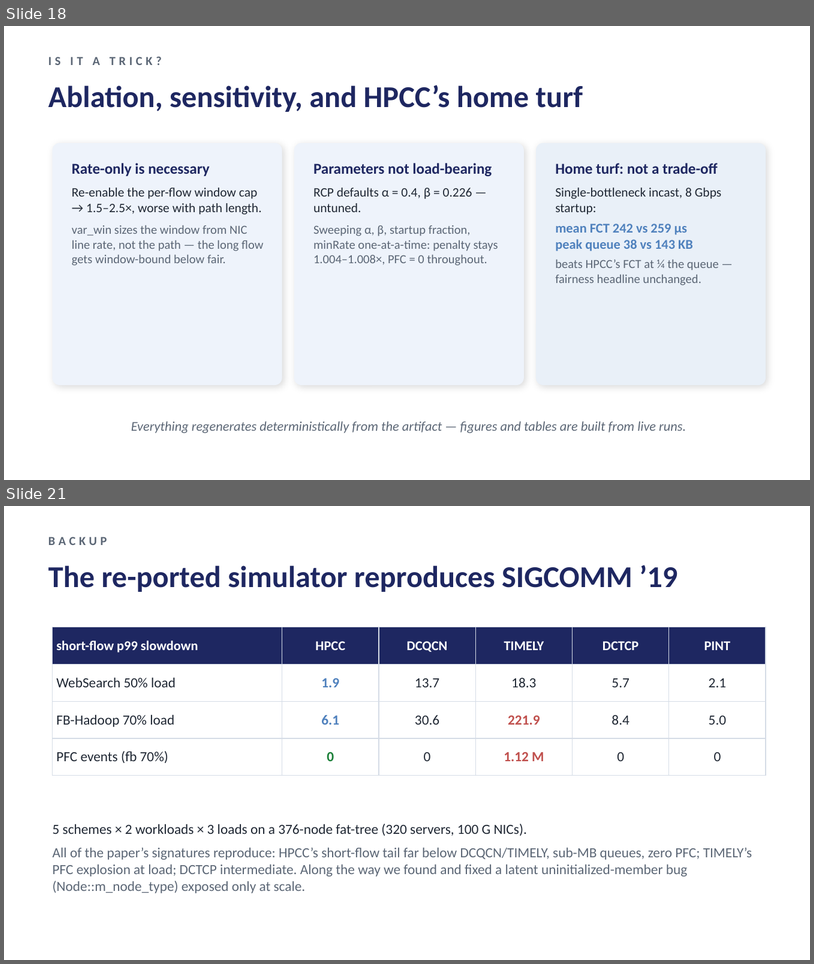
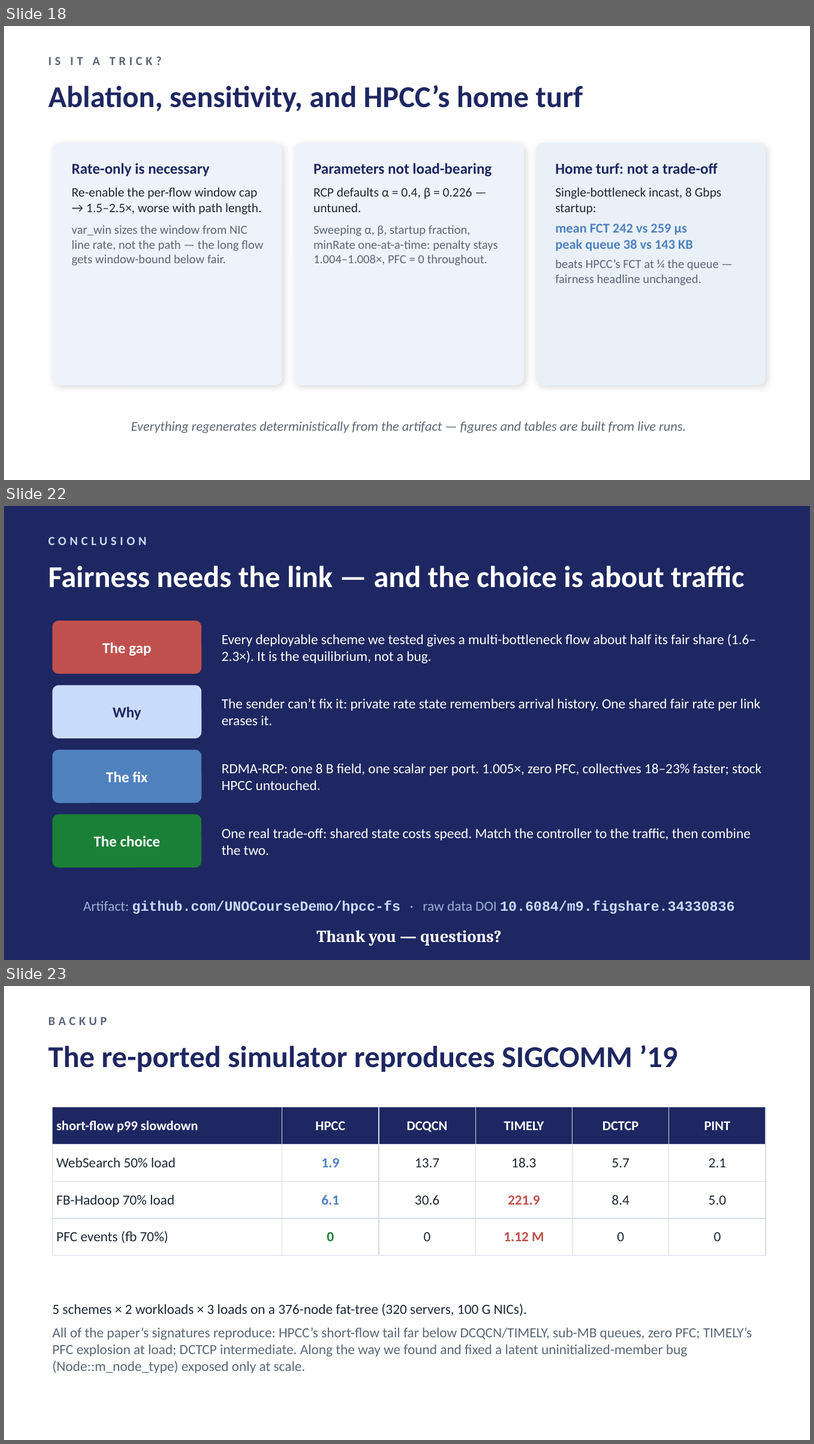
Before and after one commit to UNOCourseDemo/hpcc-fs, a slide deck: examples/hpcc/hpcc-fs/talk/ipccc2026-talk.pptx. Shown one above the other, each under a label of ours: slides 18 and 21 before the commit, slides 18, 22 and 23 after it; the slides between them are not shown. The pictures are 814x964 and 814x1444 pixels, drawn with LibreOffice and Linux fonts; fonts in the diff are those of the drawing. Boxes give left, top, right and bottom in pixels: in the first picture for what was removed or moved away, otherwise in the second. Text is boxed around its words. In the diff, an @@ line names an element or a change of style, - is before the commit and + after.

```diff
--- a/examples/hpcc/hpcc-fs/talk/ipccc2026-talk.pptx
+++ b/examples/hpcc/hpcc-fs/talk/ipccc2026-talk.pptx
@@ slide 22 added at box(4, 506, 810, 960), background #1E2761 @@
@@ text added at box(48, 537, 147, 545), 11 pt, text #CADCFC, bold @@
+CONCLUSION
@@ text added at box(48, 565, 744, 588), 27 pt, text #FFFFFF, bold @@
+Fairness needs the link — and the choice is about traffic
@@ rounded rectangle added at box(53, 621, 201, 674), fill #C0504D @@
@@ text added at box(102, 642, 151, 656), 13.5 pt, text #FFFFFF, bold @@
+The gap
@@ text added at box(222, 634, 756, 663), 12.5 pt, text #FFFFFF @@
+Every deployable scheme we tested gives a multi-bottleneck flow about half its fair share (1.6–2.3×). It is the equilibrium, not a bug.
@@ rounded rectangle added at box(53, 685, 201, 738), fill #CADCFC @@
@@ text added at box(222, 698, 761, 725), 12.5 pt, text #FFFFFF @@
+The sender can’t fix it: private rate state remembers arrival history. One shared fair rate per link erases it.
@@ text added at box(113, 706, 141, 720), 13.5 pt, text #1E2761, bold @@
+Why
@@ rounded rectangle added at box(53, 750, 201, 803), fill #4F81BD @@
@@ text added at box(106, 771, 147, 782), 13.5 pt, text #FFFFFF, bold @@
+The fix
@@ text added at box(222, 763, 762, 790), 12.5 pt, text #FFFFFF @@
+RDMA-RCP: one 8 B field, one scalar per port. 1.005×, zero PFC, collectives 18–23% faster; stock HPCC untouched.
@@ rounded rectangle added at box(53, 814, 201, 867), fill #1A7F37 @@
@@ text added at box(222, 828, 751, 855), 12.5 pt, text #FFFFFF @@
+One real trade-off: shared state costs speed. Match the controller to the traffic, then combine the two.
@@ text added at box(94, 835, 161, 846), 13.5 pt, text #FFFFFF, bold @@
+The choice
@@ text added at box(83, 900, 735, 913), 12.5 pt, text #CADCFC, bold @@
+Artifact: github.com/UNOCourseDemo/hpcc-fs · raw data DOI 10.6084/m9.figshare.34330836
@@ text added at box(317, 930, 501, 945), 15 pt, text #FFFFFF, bold @@
+Thank you — questions?
@@ what was slide 21 is now slide 23 @@
```
Also in this commit, not shown: 2 slides changed, 2 other slides added, 1 slide removed, 3 other files.
